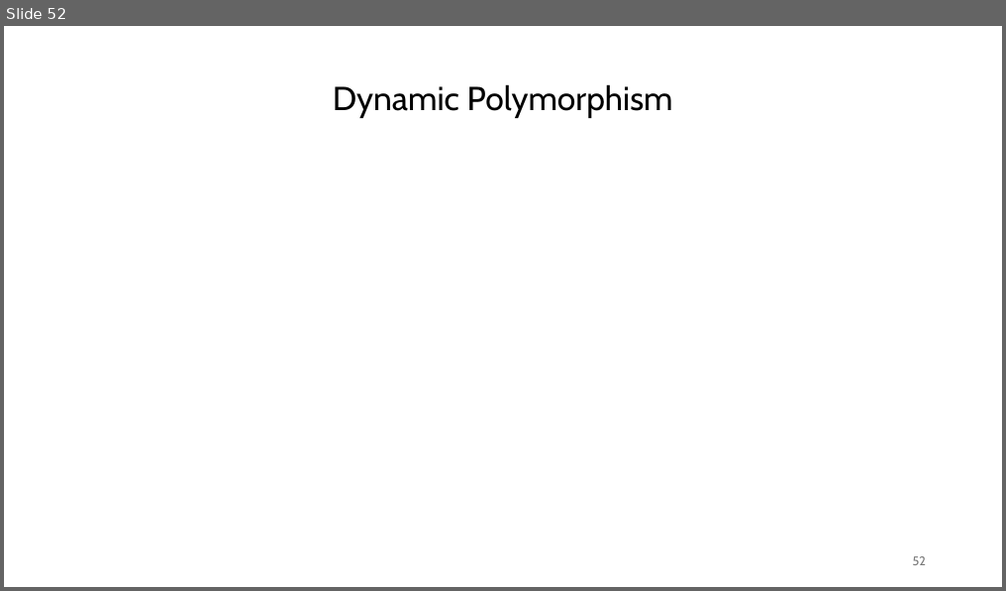
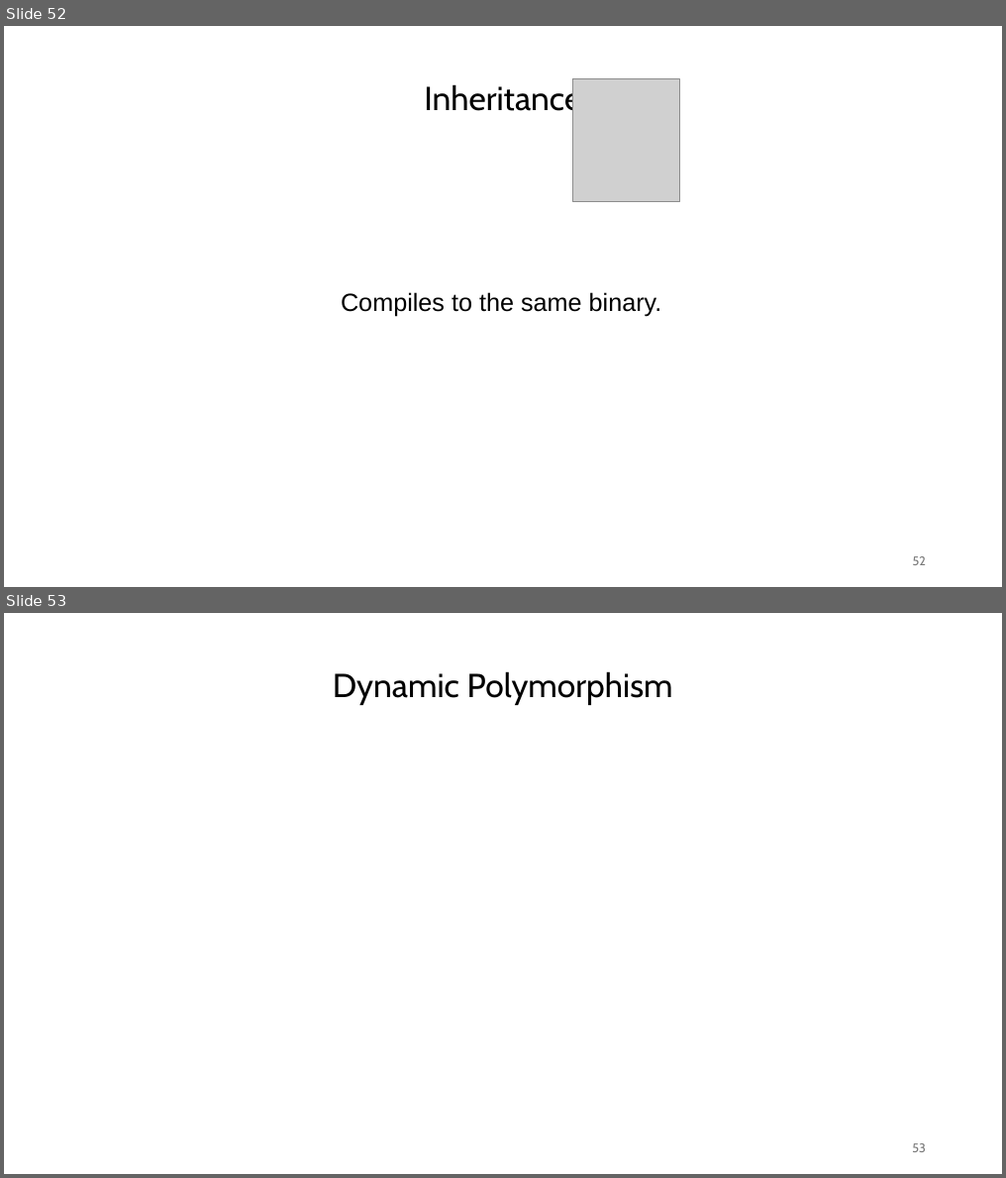
Before and after one commit to janos32783/cppcon_2024_cost_cpp_abstractions, a slide deck: presentation/cppcon.pptx. Shown one above the other, each under a label of ours: slide 52 before the commit, slides 52 and 53 after it. The pictures are 1006x591 and 1006x1178 pixels, drawn with LibreOffice and Linux fonts; fonts in the diff are those of the drawing; grey boxes stand for pictures. Boxes give left, top, right and bottom in pixels: in the first picture for what was removed or moved away, otherwise in the second. Text is boxed around its words. In the diff, an @@ line names an element or a change of style, - is before the commit and + after.

```diff
--- a/presentation/cppcon.pptx
+++ b/presentation/cppcon.pptx
@@ slide 52 added at [4, 26, 1002, 587], background #FFFFFF @@
@@ text added at [424, 82, 581, 118], 32 pt, text #000000 @@
+Inheritance
@@ picture added at [573, 78, 679, 202] @@
@@ text added at [341, 292, 662, 316], 24 pt, text #000000 @@
+Compiles to the same binary.
@@ page number added at [913, 557, 926, 566], 12 pt, text #787878 @@
+52
@@ what was slide 52 is now slide 53 @@
@@ page number at [912, 1144, 926, 1153]: text changed @@
-52
+53
```
Also in this commit, not shown: 4 slides changed, 1 other slide added, 1 slide removed, 4 other files.
